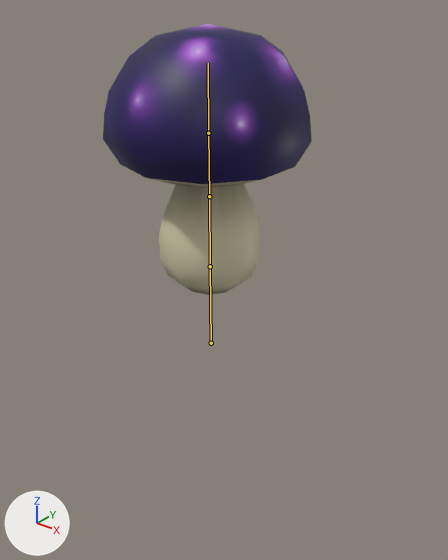
Renders of the FBX model Assets/ART ASSETS/3D MODELS/HAZARD/Jumping Mushroom/Jump-Shroom.fbx from each side of a commit.
Rendered twice from a camera (50 mm lens) standing at (8.67, -10.32, 6.68) and looking at (-0.64, 1.32, -0.53). Every picture has the same lights, and +X, +Y and +Z are marked at lower left. The bones that bend it are drawn over the model as lines.

The first picture shows 'JumpShroom_Model'.
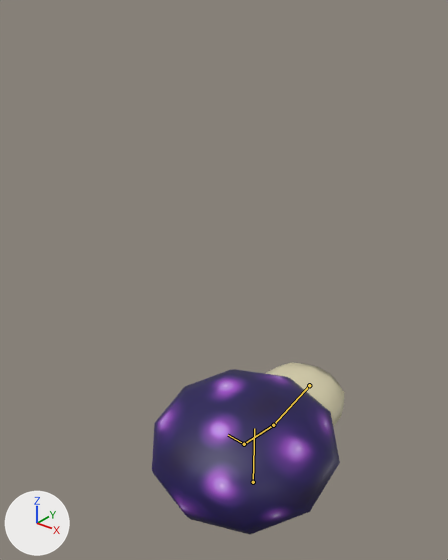
The newer file adds an action. The first version stands in its rest pose; the second is drawn at frame 111 of the action 'JumpShroom|Death'.

What changed in the scene script:
```text
Change bone_base:
    where bone_base = bpy.data.objects['JumpShroom'].pose.bones['Base']
    bone_base.location: (0.0, 0.0, 0.0) -> (0.0, -6.13, -2.01)
Change bone_base_001:
    where bone_base_001 = bpy.data.objects['JumpShroom'].pose.bones['Base.001']  # child of 'Base'
    bone_base_001.location: (0.0, 0.0, 0.0) -> (0.0, -0.19, -3.2)
    bone_base_001.rotation_quaternion: (1.0, 0.0, 0.0, 0.0) -> (0.646, 0.763, 0.0, 0.0)  # degrees (0, 0, 0) -> degrees (99, 0, 0)
    bone_base_001.scale: (1.0, 1.0, 1.0) -> (1.29, 1.24, 0.73)
Change bone_base_002:
    where bone_base_002 = bpy.data.objects['JumpShroom'].pose.bones['Base.002']  # child of 'Base.001'
    bone_base_002.rotation_quaternion: (1.0, 0.0, 0.0, 0.0) -> (0.963, -0.271, 0.0, 0.0)  # degrees (0, 0, 0) -> degrees (-31, 0, 0)
Change bone_base_003:
    where bone_base_003 = bpy.data.objects['JumpShroom'].pose.bones['Base.003']  # child of 'Base.002'
    bone_base_003.rotation_quaternion: (1.0, 0.0, 0.0, 0.0) -> (0.947, -0.322, 0.0, 0.0)  # degrees (0, 0, 0) -> degrees (-38, 0, 0)
```

Boxes (x1, y1, x2, y2) around the edits, measured in the pictures (448 x 560 px):
'JumpShroom_Model', posed (8% narrower, 36% shorter): before (103, 24, 312, 295); after (152, 362, 344, 534)
bone 'Base', root to tip: before (211, 343) to (210, 266); after (253, 482) to (254, 428)
bone 'Base.001', root to tip: before (210, 266) to (209, 196); after (309, 385) to (273, 425)
bone 'Base.002', root to tip: before (209, 196) to (208, 133); after (273, 425) to (244, 444)
bone 'Base.003', root to tip: before (208, 133) to (208, 63); after (244, 444) to (228, 435)
